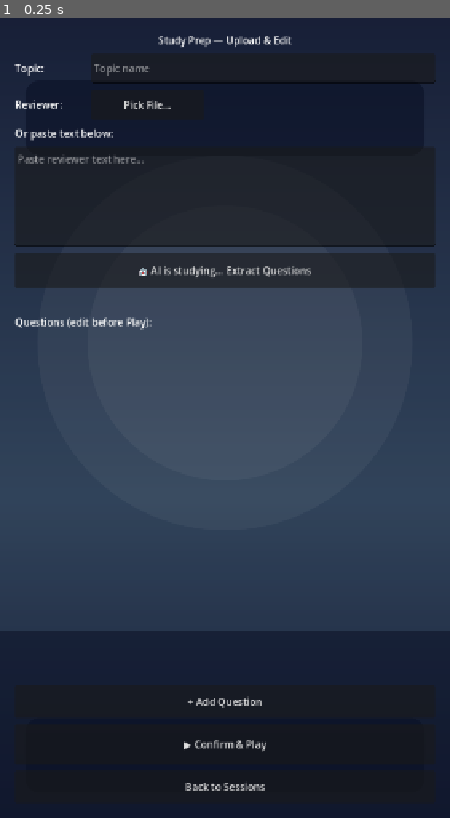
Above: before the commit, frame 1.
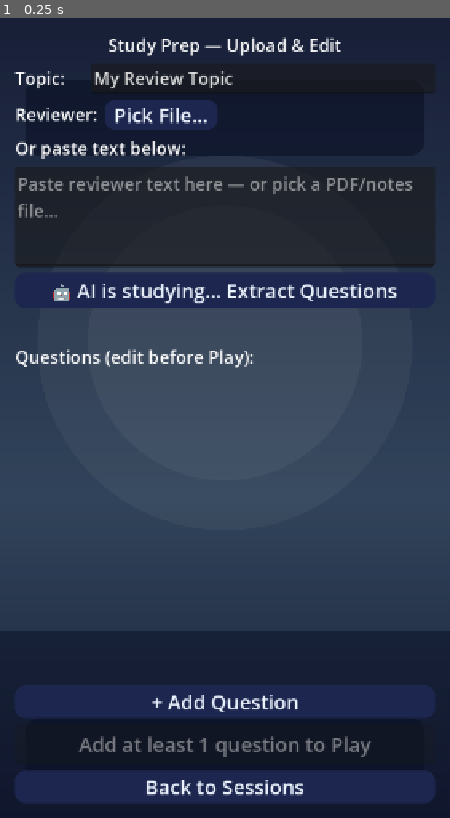
Above: after the commit, the same moment.

Repository: defzeke/Studymon
Game: Godot game, scene res://scenes/review_session/categorizer.tscn
Same seed, same stepped clock (60 frames per second), same inputs: the game is played once before the commit and once after it. This scene is started directly instead of the project's main scene.
Inputs:
- Up to frame 1 (0.25 s): no input

The runs differ from the first frame. In frame 1, 17% of the frame differs, in the area x 3-97%, y 2-99%.
Error before the commit: Parse Error: Cannot find member "is_valid_unicode" in base "String". (res://scripts/review_session/categorizer.gd:58)

Commit message:
Fix is_valid_unicode parse error in categorizer (replacement-char check)

Diff:
--- a/scripts/review_session/categorizer.gd
+++ b/scripts/review_session/categorizer.gd
@@ -55,7 +55,7 @@
 	f.close()
 	# Try to read as text for preview/sanity (PDF bytes will look garbled but we still send them)
 	var txt := _file_bytes.get_string_from_utf8()
-	if txt.length() > 0 and txt.is_valid_unicode():
+	if txt.length() > 0 and not txt.contains("�"):
 		paste_area.text = txt.substr(0, 4000)
 	else:
 		paste_area.text = "[Binary file loaded: %d bytes — will send as reviewer]" % _file_bytes.size()
